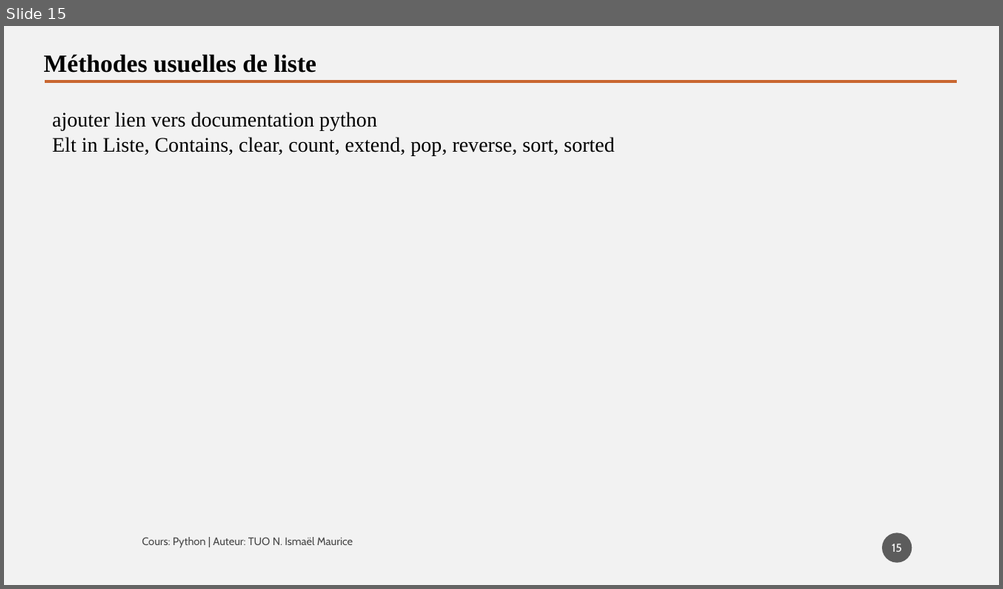
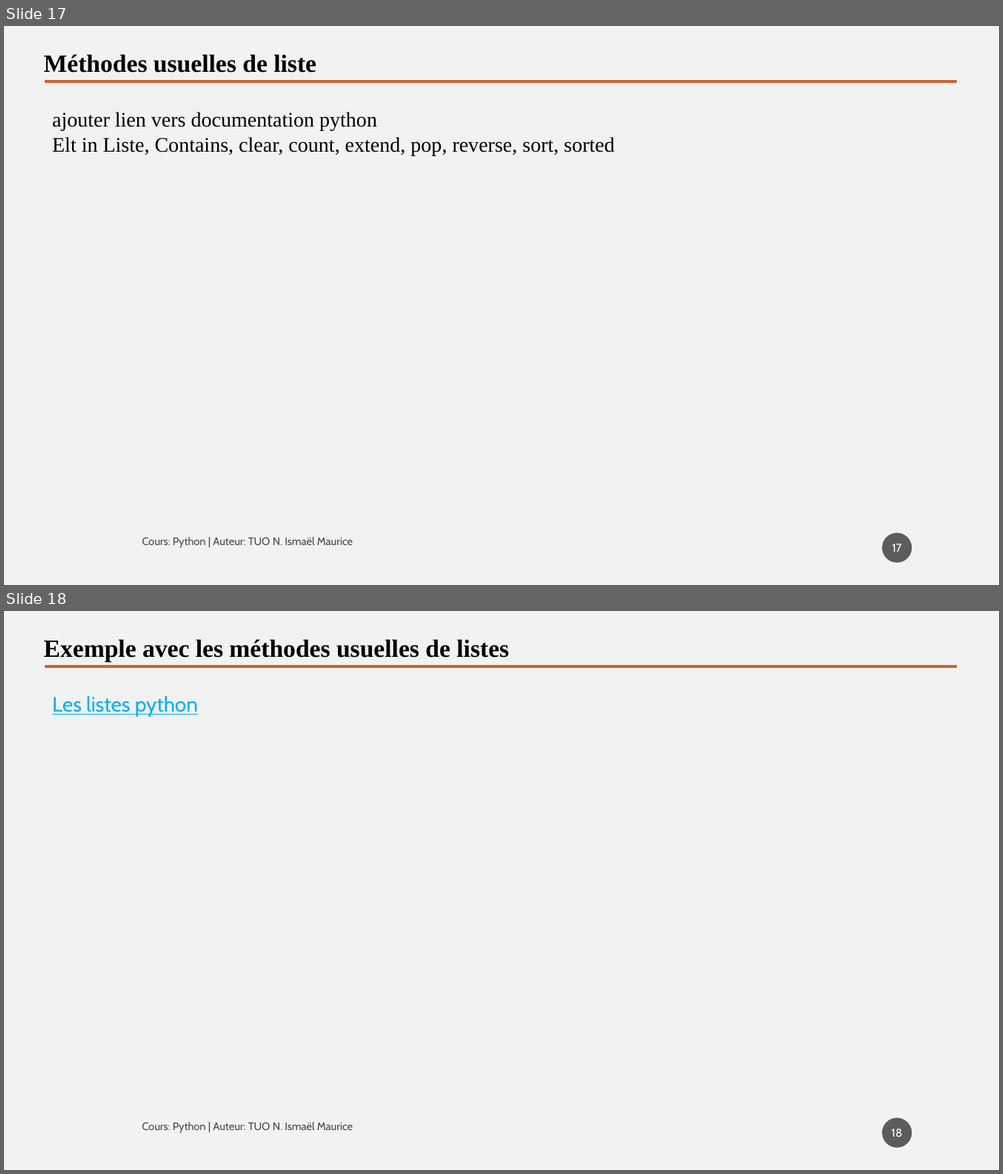
Before and after one commit to tisma95/cours-python, a slide deck: source/Chapitre 9 - Les listes.pptx. Shown one above the other, each under a label of ours: slide 15 before the commit, slides 17 and 18 after it. The pictures are 1003x589 and 1003x1174 pixels, drawn with LibreOffice and Linux fonts; fonts in the diff are those of the drawing. Boxes give left, top, right and bottom in pixels: in the first picture for what was removed or moved away, otherwise in the second. Text is boxed around its words. In the diff, an @@ line names an element or a change of style, - is before the commit and + after.

Commit message:
Feat (chp9): Chapitre sur les listes
Ajout du parcours, suppression

```diff
--- a/source/Chapitre 9 - Les listes.pptx
+++ b/source/Chapitre 9 - Les listes.pptx
@@ slide 18 added at (4,611,999,1170), background #F2F2F2 @@
@@ text added at (44,639,509,662), 24 pt, text #000000, bold @@
+Exemple avec les méthodes usuelles de listes
@@ line added from (45, 667) to (957, 667), #C96731 2.5 pt @@
@@ text added at (52,696,198,717), 20 pt, text #00B0F0, underline @@
+Les listes python
@@ page number added at (882,1119,912,1148), fill #1D1D1D at 70% opacity, 11 pt, text #FFFFFF @@
+18
@@ text added at (142,1122,353,1133), 10.5 pt, text #000000 at 70% opacity @@
+Cours: Python | Auteur: TUO N. Ismaël Maurice
@@ what was slide 15 is now slide 17 @@
@@ page number at (892,544,902,552): text changed @@
-15
+17
```
Also in this commit, not shown: 7 slides changed, 2 other slides added, 3 other files.
